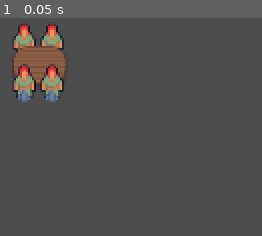
Above: before the commit, frame 1.
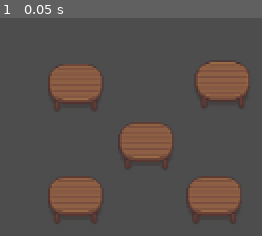
Above: after the commit, the same moment.

Repository: DragonGodotProjects/EventPlanner
Game: Godot game, scene res://event.tscn
Same seed, same stepped clock (60 frames per second), same inputs: the game is played once before the commit and once after it.
Inputs:
- Up to frame 1 (0.05 s): no input

The runs differ from the first frame. In frame 1, 22% of the frame differs, in the area x 4-95%, y 2-95%.

Commit message:
waiting queue

Diff:
--- /dev/null
+++ b/event.gd
@@ -0,0 +1,13 @@
+extends Node2D
+
+
+const table_locs = [Vector2i(57, 63), Vector2i(57, 144), Vector2i(108, 105), Vector2i(163, 61), Vector2i(157, 144)]
+
+@onready var attendee_scene = preload("attendee.tscn")
+@onready var table_scene = preload("table.tscn")
+
+func add_attendee():
+	pass
+
+func add_table():
+	pass
--- a/event.tscn
+++ b/event.tscn
@@ -1,22 +1,26 @@
 [gd_scene format=3 uid="uid://74y5b06xq5vf"]
 
+[ext_resource type="Script" uid="uid://ecaceynxftuw" path="res://event.gd" id="1_mri8j"]
 [ext_resource type="PackedScene" uid="uid://vredjdsoaiw0" path="res://Table.tscn" id="1_ruury"]
-[ext_resource type="PackedScene" uid="uid://bakjcq010xwva" path="res://attendee.tscn" id="3_civpy"]
+[ext_resource type="PackedScene" uid="uid://vredjdsoaiw0" path="res://table.tscn" id="2_ruury"]
 
 [node name="Event" type="Node2D" unique_id=218690963]
 y_sort_enabled = true
+script = ExtResource("1_mri8j")
 
 [node name="Table" parent="." unique_id=1589860428 instance=ExtResource("1_ruury")]
-position = Vector2(31, 50)
+position = Vector2(57, 63)
 
-[node name="Attendee" parent="Table" unique_id=172756790 instance=ExtResource("3_civpy")]
-position = Vector2(-20, -20)
+[node name="Table2" parent="." unique_id=330933123 instance=ExtResource("1_ruury")]
+position = Vector2(57, 144)
 
-[node name="Attendee2" parent="Table" unique_id=2107666275 instance=ExtResource("3_civpy")]
-position = Vector2(0, -20)
+[node name="Table3" parent="." unique_id=57086992 instance=ExtResource("1_ruury")]
+position = Vector2(108, 105)
 
-[node name="Attendee3" parent="Table" unique_id=686092506 instance=ExtResource("3_civpy")]
-position = Vector2(-20, 10)
+[node name="Table4" parent="." unique_id=241577108 instance=ExtResource("1_ruury")]
+position = Vector2(163, 61)
 
-[node name="Attendee4" parent="Table" unique_id=1279869185 instance=ExtResource("3_civpy")]
-position = Vector2(0, 10)
+[node name="Table5" parent="." unique_id=1825165114 instance=ExtResource("2_ruury")]
+position = Vector2(157, 144)
+
+[node name="WaitingQueue" type="Node2D" parent="." unique_id=875743879]
--- /dev/null
+++ b/tests/event_test.gd
@@ -0,0 +1,9 @@
+extends Node2D
+
+@onready var catered_event = $Event
+
+func _input(input_event):
+	if input_event.is_action_pressed("ui_up"):
+		catered_event.add_attendee()
+	elif input_event.is_action_pressed("ui_down"):
+		catered_event.add_table()
--- /dev/null
+++ b/tests/event_test.tscn
@@ -0,0 +1,9 @@
+[gd_scene format=3 uid="uid://cw2b50f8ace04"]
+
+[ext_resource type="Script" uid="uid://c416x3u0fsoh8" path="res://tests/event_test.gd" id="1_vb4p2"]
+[ext_resource type="PackedScene" uid="uid://74y5b06xq5vf" path="res://event.tscn" id="2_8qqfi"]
+
+[node name="EventTest" type="Node2D" unique_id=646812799]
+script = ExtResource("1_vb4p2")
+
+[node name="Event" parent="." unique_id=218690963 instance=ExtResource("2_8qqfi")]
--- /dev/null
+++ b/tests/waiting_queue_test.gd
@@ -0,0 +1,10 @@
+extends Node2D
+
+
+@onready var attendee_scene = preload("../attendee.tscn")
+@onready var waiting_queue = $WaitingQueue
+
+func _input(event):
+	if event.is_action_pressed("ui_up"):
+		var new_attendee = attendee_scene.instantiate()
+		waiting_queue.enqueue(new_attendee)
--- /dev/null
+++ b/tests/waiting_queue_test.tscn
@@ -0,0 +1,10 @@
+[gd_scene format=3 uid="uid://bpqmyh0ceh6re"]
+
+[ext_resource type="Script" uid="uid://b87jqs2ahlt5b" path="res://tests/waiting_queue_test.gd" id="1_aindo"]
+[ext_resource type="PackedScene" uid="uid://dwwa48sccclx2" path="res://waiting_queue.tscn" id="2_yqkmp"]
+
+[node name="WaitingQueueTest" type="Node2D" unique_id=1259264389]
+y_sort_enabled = true
+script = ExtResource("1_aindo")
+
+[node name="WaitingQueue" parent="." unique_id=1195808060 instance=ExtResource("2_yqkmp")]
--- /dev/null
+++ b/waiting_queue.gd
@@ -0,0 +1,12 @@
+extends Node2D
+
+var attendees = []
+const QUEUE_STARTING_POS = Vector2i(10,160)
+var current_end = QUEUE_STARTING_POS
+
+
+func enqueue(attendee):
+	self.add_child(attendee)
+	attendee.position = current_end
+	attendees.append(attendee)
+	current_end = Vector2i(current_end.x, current_end.y-20)
--- /dev/null
+++ b/waiting_queue.tscn
@@ -0,0 +1,7 @@
+[gd_scene format=3 uid="uid://dwwa48sccclx2"]
+
+[ext_resource type="Script" uid="uid://3fwqhgvepx16" path="res://waiting_queue.gd" id="1_d0rn2"]
+
+[node name="WaitingQueue" type="Node2D" unique_id=1195808060]
+y_sort_enabled = true
+script = ExtResource("1_d0rn2")
Not shown, added: event.gd.uid
Not shown, added: tests/event_test.gd.uid
Not shown, added: tests/waiting_queue_test.gd.uid
Not shown, added: waiting_queue.gd.uid
